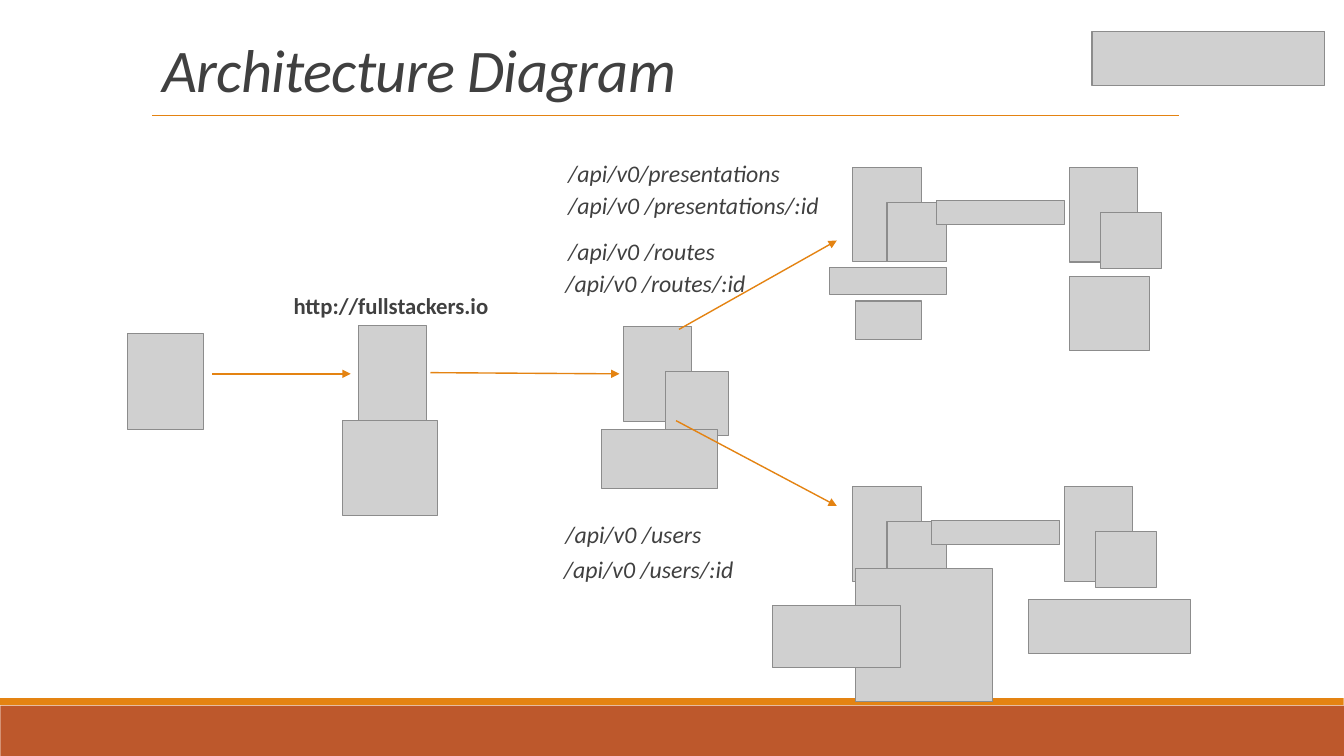
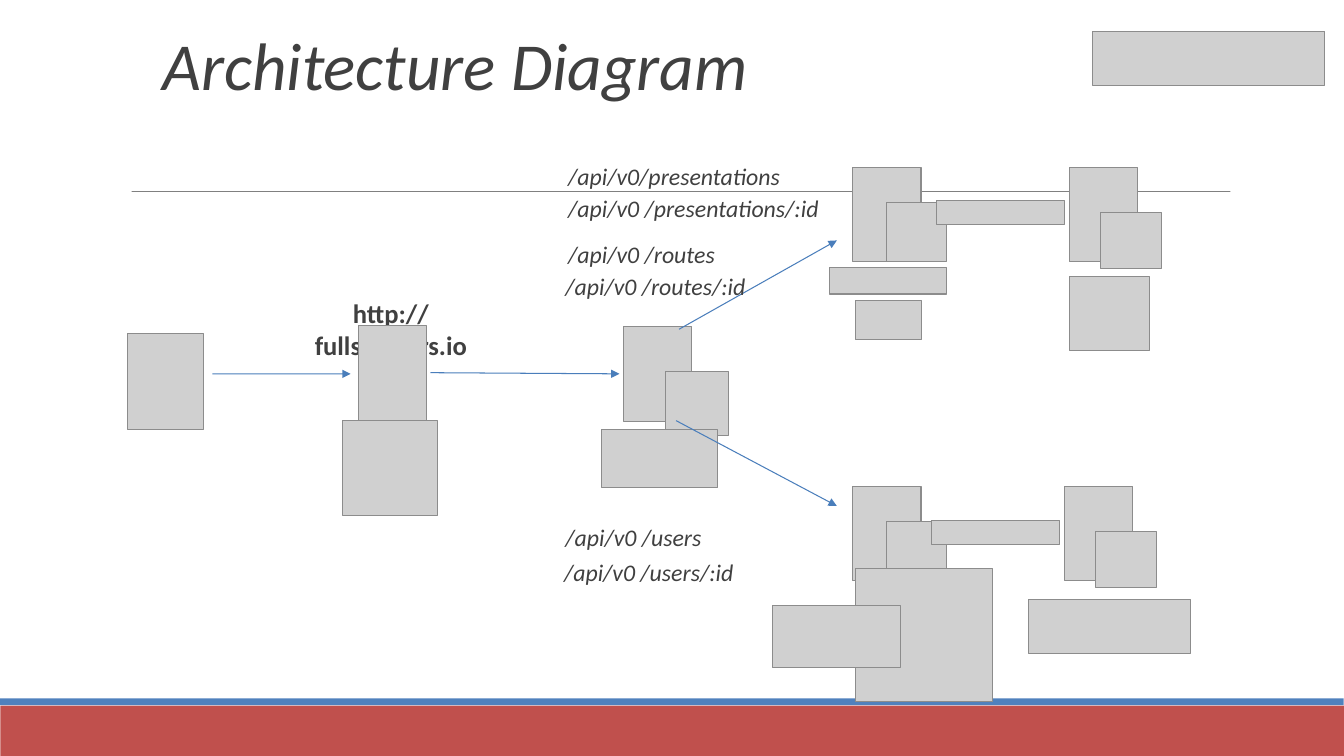
Before and after one commit to Saint-Louis-Full-Stack-Web-Development/presentations, a slide deck: slide 12 of meetup_20180214---FULL_STACK v1.pptx (slide 11 before the commit). Drawn at 1344x756 pixels with LibreOffice and Linux fonts; fonts in the diff are those of the drawing; grey boxes stand for pictures. Boxes give left, top, right and bottom in pixels: in the first picture for what was removed or moved away, otherwise in the second. Text is boxed around its words. In the diff, an @@ line names an element or a change of style, - is before the commit and + after.

```diff
--- a/meetup_20180214---FULL_STACK v1.pptx
+++ b/meetup_20180214---FULL_STACK v1.pptx
@@ text "Architecture Diagram" at [162,43,747,102]: size 43.2 to 48 pt, letter spacing -0.5 to 0 pt @@
@@ line removed from (152, 116) to (1179, 116) @@
@@ line added from (132, 192) to (1231, 192), #808080 0.51 pt @@
@@ arrow (680, 330) - (837, 241): stroke #E48312 1 pt to #4B7EBC 0.75 pt @@
@@ text "http://fullstackers.io" at [315,304,467,361]: size 16.1 to 19 pt; line spacing 0.8 to 1; less space between paragraphs @@
@@ arrow (213, 374) - (351, 374): stroke #E48312 1 pt to #4B7EBC 0.75 pt @@
@@ arrow (431, 373) - (620, 374): stroke #E48312 1 pt to #4B7EBC 0.75 pt @@
@@ arrow (677, 420) - (837, 506): stroke #E48312 1 pt to #4B7EBC 0.75 pt @@
@@ line spacing 0.9 to 1; less space between paragraphs in 6 elements at [568,168,780,192], [568,200,819,221], [568,246,715,267], [565,278,746,302], [565,529,702,550], [564,564,733,585] @@
@@ rectangle at [0,706,1344,756]: fill #BD582C to #C0504D @@
@@ rectangle at [0,699,1344,706]: fill #E48312 to #4F81BD @@
```
Also in this commit, not shown: 21 other slides changed, 3 slides added, 2 slides removed.
